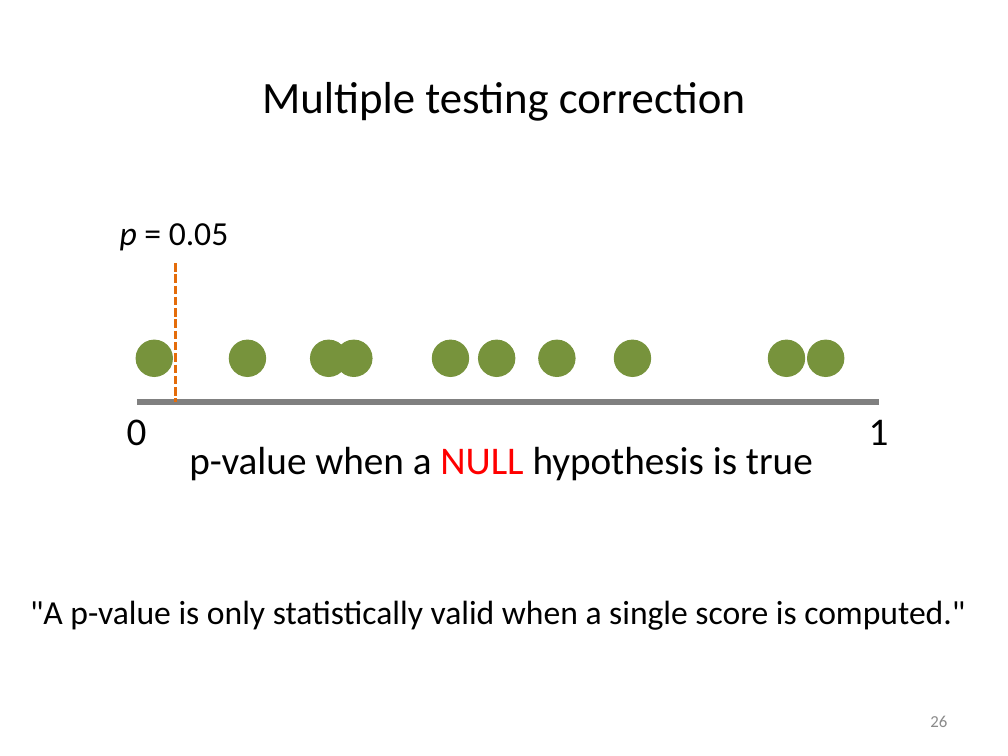
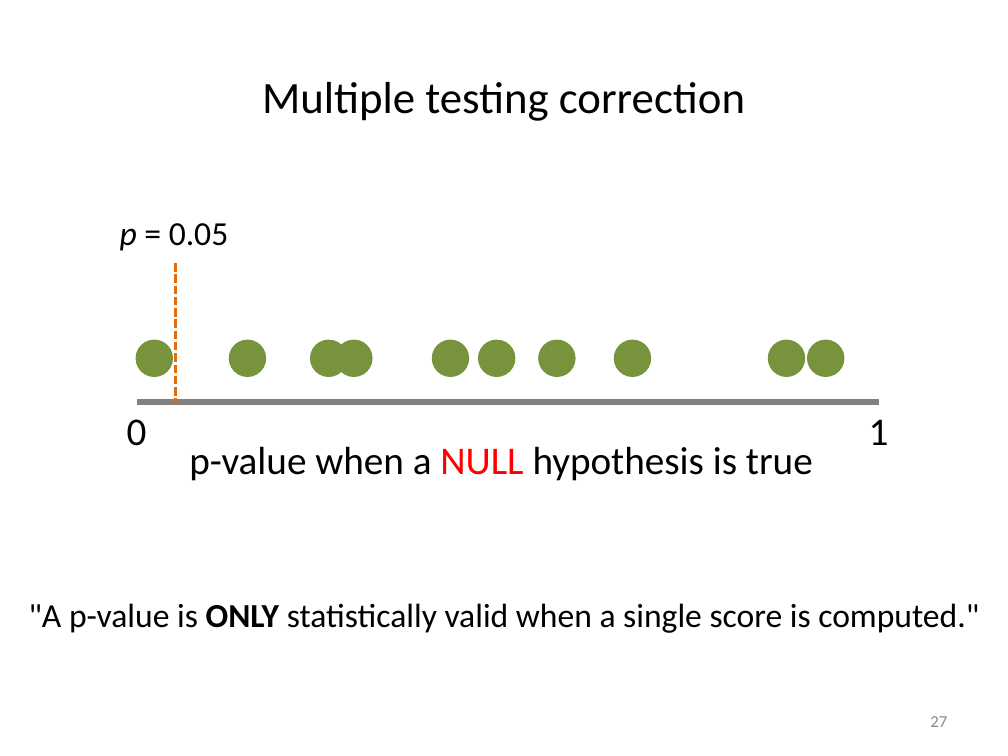
Before and after one commit to liu3zhenlab/teaching, a slide deck: slide 27 of PLPTH813Bioinformatis/2023/lectures/lecture16_DE.pptx (slide 26 before the commit). Drawn at 1008x756 pixels with LibreOffice and Linux fonts; fonts in the diff are those of the drawing. Boxes give left, top, right and bottom in pixels: in the first picture for what was removed or moved away, otherwise in the second. Text is boxed around its words. In the diff, an @@ line names an element or a change of style, - is before the commit and + after.

```diff
--- a/PLPTH813Bioinformatis/2023/lectures/lecture16_DE.pptx
+++ b/PLPTH813Bioinformatis/2023/lectures/lecture16_DE.pptx
@@ text at (29,603,979,633): text changed @@
-"A p-value is only statistically valid when a single score is computed."
+"A p-value is ONLY statistically valid when a single score is computed."
@@ page number at (930,716,947,727): text changed @@
-26
+27
```
Also in this commit, not shown: 14 other slides changed, 1 slide added, 4 other files.
